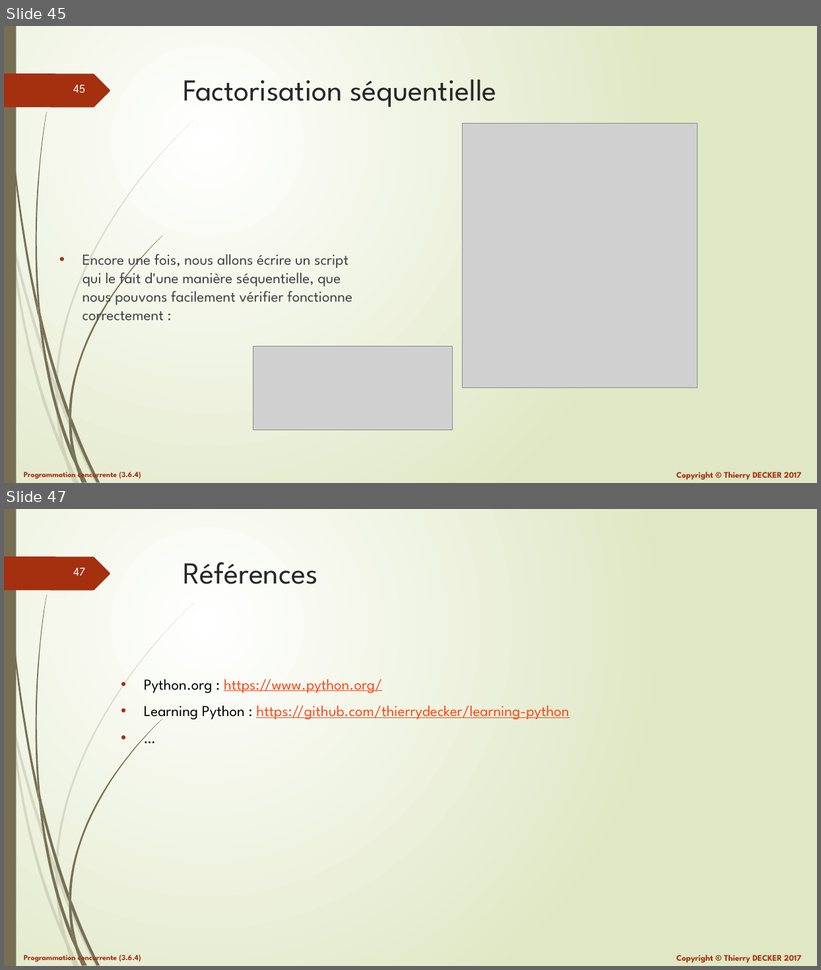
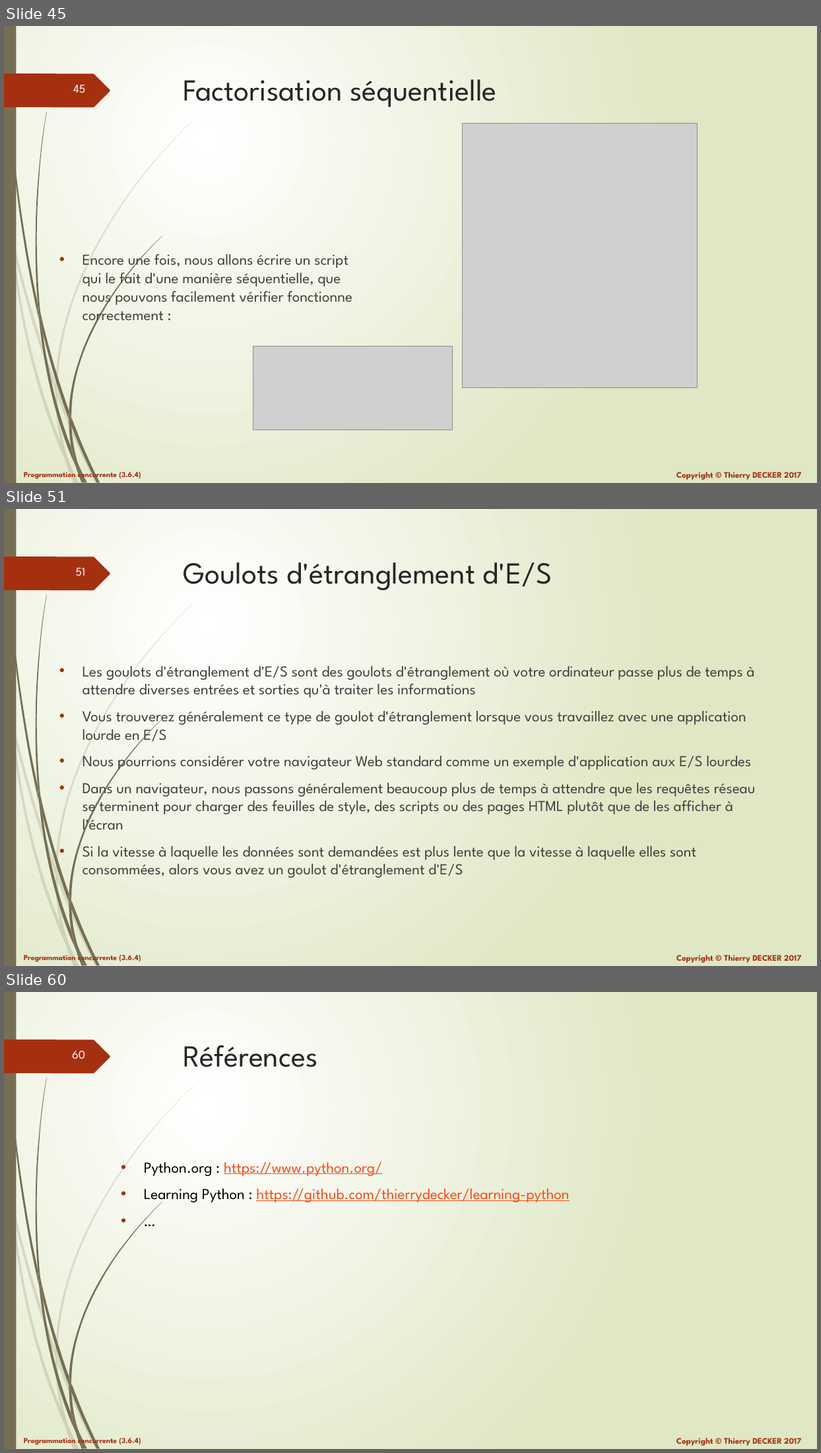
Before and after one commit to VikmanTheRacoon/learning-python, a slide deck: documentations/python-103.pptx. Shown one above the other, each under a label of ours: slides 45 and 47 before the commit, slides 45, 51 and 60 after it; the slides between them are not shown. The pictures are 821x970 and 821x1453 pixels, drawn with LibreOffice and Linux fonts; fonts in the diff are those of the drawing; grey boxes stand for pictures. Boxes give left, top, right and bottom in pixels: in the first picture for what was removed or moved away, otherwise in the second. Text is boxed around its words. In the diff, an @@ line names an element or a change of style, - is before the commit and + after.

```diff
--- a/documentations/python-103.pptx
+++ b/documentations/python-103.pptx
@@ slide 51 added at box(4, 509, 817, 966), background gradient #FFFFFF to #DFE8C4; not listed: 27 template elements that a slide beside it also shows @@
@@ title added at box(183, 562, 552, 590), 36 pt, text #262626 @@
+Goulots d'étranglement d'E/S
@@ text added at box(83, 666, 756, 878), 18 pt, text #404040 @@
+• Les goulots d'étranglement d'E/S sont des goulots d'étranglement où votre ordinateur passe plus de temps à attendre diverses entrées et sorties qu'à traiter les informations
+• Vous trouverez généralement ce type de goulot d'étranglement lorsque vous travaillez avec une application lourde en E/S
+• Nous pourrions considérer votre navigateur Web standard comme un exemple d'application aux E/S lourdes
+• Dans un navigateur, nous passons généralement beaucoup plus de temps à attendre que les requêtes réseau se terminent pour charger des feuilles de style, des scripts ou des pages HTML plutôt que de les afficher à l'écran
+• Si la vitesse à laquelle les données sont demandées est plus lente que la vitesse à laquelle elles sont consommées, alors vous avez un goulot d'étranglement d'E/S
@@ what was slide 47 is now slide 60 @@
@@ page number at box(72, 1051, 85, 1059): text changed @@
-47
+60
```
Also in this commit, not shown: 1 slide changed, 12 other slides added, 1 other file.
